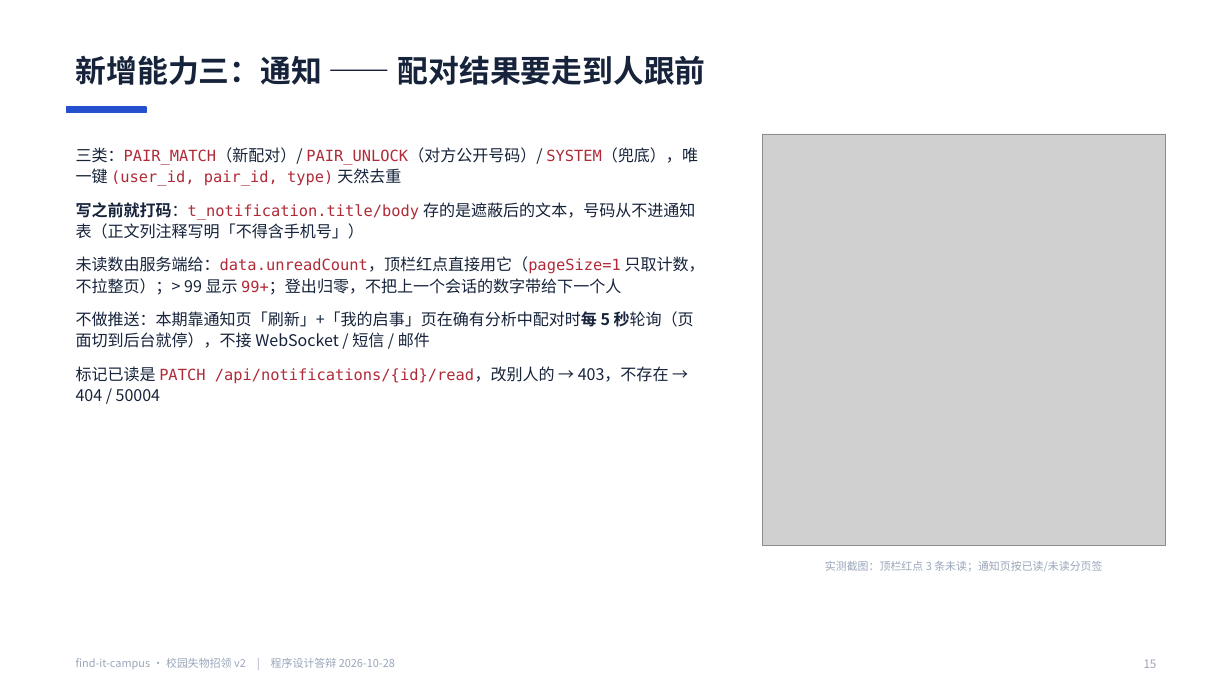
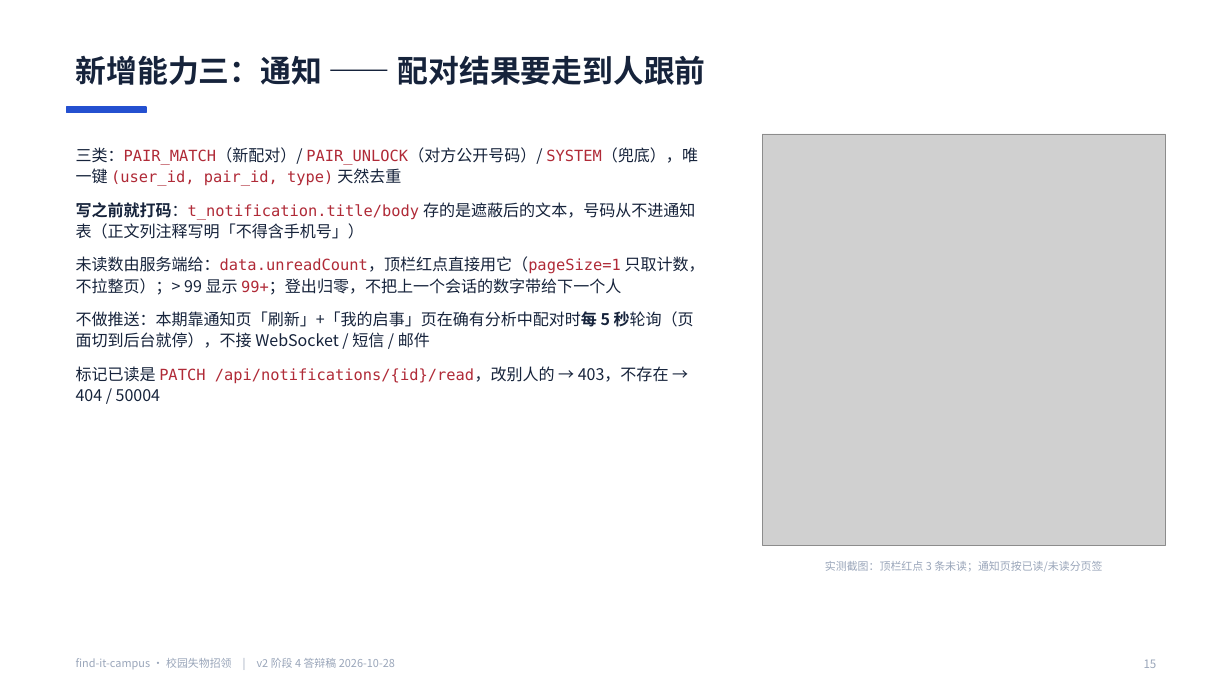
Before and after one commit to BLingKiy/find-it-campus, a slide deck: slide 15 of docs/delivery/v2-答辩PPT.pptx. Drawn at 1232x693 pixels with LibreOffice and Linux fonts; fonts in the diff are those of the drawing; grey boxes stand for pictures. Boxes give left, top, right and bottom in pixels: in the first picture for what was removed or moved away, otherwise in the second. Text is boxed around its words. In the diff, an @@ line names an element or a change of style, - is before the commit and + after.

```diff
--- a/docs/delivery/v2-答辩PPT.pptx
+++ b/docs/delivery/v2-答辩PPT.pptx
@@ text at [76,658,395,669]: text changed @@
-find-it-campus · 校园失物招领 v2 | 程序设计答辩 2026-10-28
+find-it-campus · 校园失物招领 | v2 阶段 4 答辩稿 2026-10-28
```
Also in this commit, not shown: 24 other slides changed, 7 other files.
